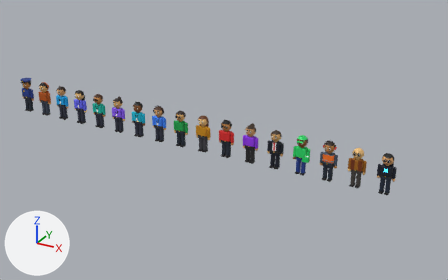
An edit to the Blender file blender/agents.blend, drawn before and after from the same camera.
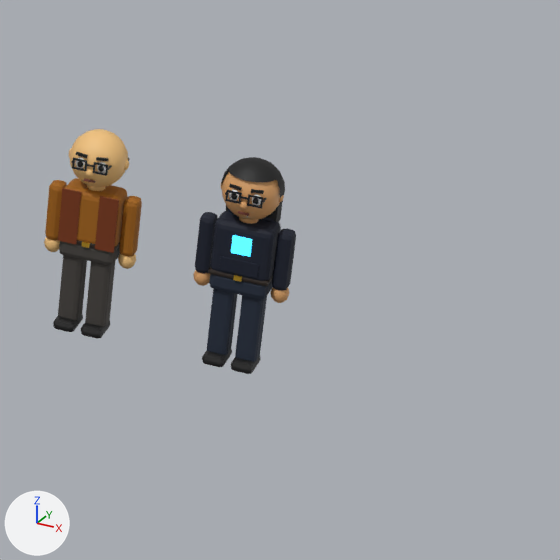
Old and new are each drawn whole from a camera (50 mm lens) standing at (32.22, -29.79, 15.92) and looking at (15.44, 0.73, 0.66) and again close up on the part from 76% to 100% of the width and 44% to 83% of the height. The lights are fixed; the arrows at lower left show +X, +Y and +Z. The last two pictures show the newer version.

Before the edit, the objects in view are built like this:
```python
ob_archivist_legl_mesh = bpy.data.objects.new('archivist_legL_mesh', me_archivist_legl_mesh)
ob_archivist_legl_mesh.parent = ob_archivist_legl
ob_archivist_legl_mesh.location = (0.0, 0.0, 0.0)
ob_research_armr_mesh = bpy.data.objects.new('research_armR_mesh', me_research_armr_mesh)
ob_research_armr_mesh.parent = ob_research_armr
ob_research_armr_mesh.location = (0.0, 0.0, 0.0)
ob_research_head_mesh = bpy.data.objects.new('research_head_mesh', me_research_head_mesh)
ob_research_head_mesh.parent = ob_research_head
ob_research_head_mesh.location = (0.0, 0.0, 0.0)
# also in view: 'research_armL_mesh' at (25.2, 0.0, 1.2); 'research_legL_mesh' at (25.45, -0.05, 0.43); 'archivist_armL_mesh' at (23.6, 0.0, 1.2); 'archivist_head_mesh' at (24.0, -0.01, 1.97); 'archivist_torso' at (24.0, -0.01, 1.29)
```
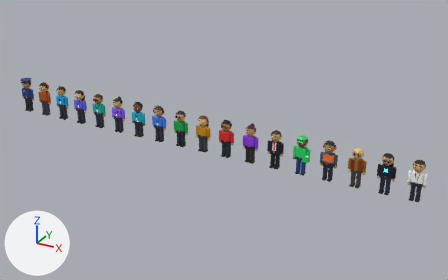
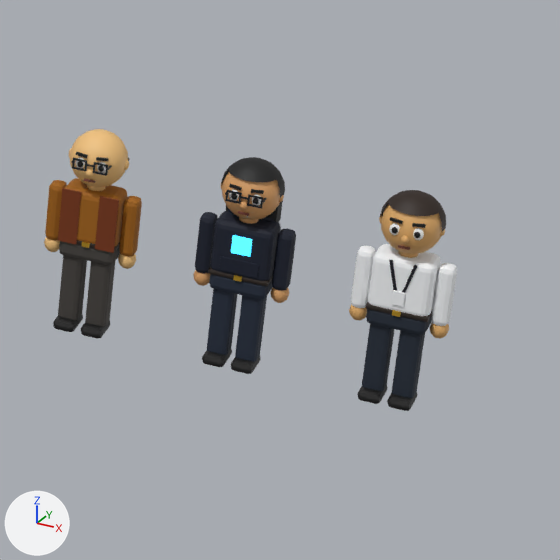
What differs and where, as boxes (x1, y1, x2, y2) in the close-ups (560 x 560 px):
'player_torso', added: after (366, 244, 441, 335)
    faces in mat_shirt_player (white #f8fafc): (368, 244, 441, 316)
    faces in mat_pants__1f2937 (dark blue #1f2937): (366, 309, 432, 335)
    faces in mat_belt (black #2a1f17): (366, 302, 433, 322)
    faces in mat_accdark (black #151820): (389, 260, 417, 293)
    faces in mat_shirtwhite (white #f8fafc): (391, 290, 405, 307)
'player_head_mesh', added: after (379, 190, 446, 254)
    faces in mat_skin_0 (orange #e0ac69): (379, 204, 445, 254)
    faces in mat_hair__2b1d14 (black #2b1d14): (380, 190, 446, 231)
    faces in mat_eyewhite (white #fafafa): (389, 223, 424, 240)
'player_legR_mesh', added: after (387, 331, 425, 411)
    faces in mat_pants__1f2937 (dark blue #1f2937): (392, 331, 425, 398)
    faces in mat_shoe (black #1b1b1b): (387, 392, 417, 411)
'player_legL_mesh', added: after (357, 324, 394, 404)
    faces in mat_pants__1f2937 (dark blue #1f2937): (362, 324, 394, 391)
    faces in mat_shoe (black #1b1b1b): (357, 385, 388, 404)
'player_armR_mesh', added: after (430, 263, 457, 338)
    faces in mat_shirt_player (white #f8fafc): (431, 263, 457, 326)
    faces in mat_skin_0 (orange #e0ac69): (430, 322, 449, 338)
'player_armL_mesh', added: after (349, 245, 376, 320)
    faces in mat_shirt_player (white #f8fafc): (351, 245, 376, 308)
    faces in mat_skin_0 (orange #e0ac69): (349, 304, 367, 320)

The change, as a list of edits to the scene's bpy script:
```text
Add ob_player_head_mesh:
    ob_player_head_mesh = bpy.data.objects.new('player_head_mesh', me_player_head_mesh)  # 655 vertices, 710 faces; spans x -0.322..0.322, y -0.33..0.33, z -0.286..0.354; in mat_skin_0 (orange #e0ac69), mat_eyewhite (white #fafafa), mat_pupil (black #121212), mat_brow (black #111111), mat_mouth (dark red #7a3b2e), mat_hair__2b1d14 (black #2b1d14)
    ob_player_head_mesh.parent = ob_player_head
    ob_player_head_mesh.location = (0.0, 0.0, 0.0)
Add ob_player_head:
    ob_player_head = bpy.data.objects.new('player_head', None)
    ob_player_head.parent = ob_player_body
    ob_player_head.location = (0.0, 0.0, 1.95)
Add ob_player_body:
    ob_player_body = bpy.data.objects.new('player_body', None)
    ob_player_body.parent = ob_agent_player
    ob_player_body.location = (0.0, 0.0, 0.0)
Add ob_agent_player:
    ob_agent_player = bpy.data.objects.new('AGENT_player', None)
    ob_agent_player.location = (27.2, 0.0, 0.0)
Add ob_player_armr_mesh:
    ob_player_armr_mesh = bpy.data.objects.new('player_armR_mesh', me_player_armr_mesh)  # 108 vertices, 114 faces; spans x -0.09..0.09, y -0.095..0.095, z -0.784..0.03; in mat_shirt_player (white #f8fafc), mat_skin_0 (orange #e0ac69)
    ob_player_armr_mesh.parent = ob_player_armr
    ob_player_armr_mesh.location = (0.0, 0.0, 0.0)
Add ob_player_armr:
    ob_player_armr = bpy.data.objects.new('player_armR', None)
    ob_player_armr.parent = ob_player_body
    ob_player_armr.location = (0.4, 0.0, 1.58)
Add ob_player_arml_mesh:
    ob_player_arml_mesh = bpy.data.objects.new('player_armL_mesh', me_player_arml_mesh)  # 108 vertices, 114 faces; spans x -0.09..0.09, y -0.095..0.095, z -0.784..0.03; in mat_shirt_player (white #f8fafc), mat_skin_0 (orange #e0ac69)
    ob_player_arml_mesh.parent = ob_player_arml
    ob_player_arml_mesh.location = (0.0, 0.0, 0.0)
Add ob_player_arml:
    ob_player_arml = bpy.data.objects.new('player_armL', None)
    ob_player_arml.parent = ob_player_body
    ob_player_arml.location = (-0.4, 0.0, 1.58)
Add ob_player_legr_mesh:
    ob_player_legr_mesh = bpy.data.objects.new('player_legR_mesh', me_player_legr_mesh)  # 112 vertices, 108 faces; spans x -0.12..0.12, y -0.23..0.13, z -0.88..-0.02; in mat_pants__1f2937 (dark blue #1f2937), mat_shoe (black #1b1b1b)
    ob_player_legr_mesh.parent = ob_player_legr
    ob_player_legr_mesh.location = (0.0, 0.0, 0.0)
Add ob_player_legr:
    ob_player_legr = bpy.data.objects.new('player_legR', None)
    ob_player_legr.parent = ob_player_body
    ob_player_legr.location = (0.15, 0.0, 0.88)
Add ob_player_legl_mesh:
    ob_player_legl_mesh = bpy.data.objects.new('player_legL_mesh', me_player_legr_mesh.copy())
    ob_player_legl_mesh.parent = ob_player_legl
    ob_player_legl_mesh.location = (0.0, 0.0, 0.0)
Add ob_player_legl:
    ob_player_legl = bpy.data.objects.new('player_legL', None)
    ob_player_legl.parent = ob_player_body
    ob_player_legl.location = (-0.15, 0.0, 0.88)
Add ob_player_torso:
    ob_player_torso = bpy.data.objects.new('player_torso', me_player_torso)  # 312 vertices, 292 faces; spans x -0.31..0.31, y -0.197..0.18, z 0.84..1.75; in mat_shirt_player (white #f8fafc), mat_pants__1f2937 (dark blue #1f2937), mat_belt (black #2a1f17), mat_gold (yellow #f5c542), mat_skin_0 (orange #e0ac69), mat_accdark (black #151820), mat_shirtwhite (white #f8fafc)
    ob_player_torso.parent = ob_player_body
    ob_player_torso.location = (0.0, 0.0, 0.0)
```
